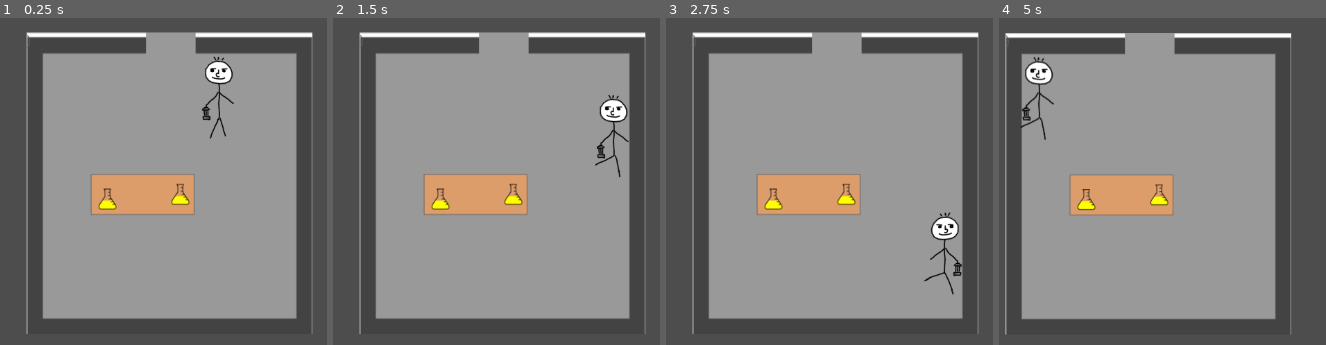
Above: before the commit, frames 1-4 (left to right).
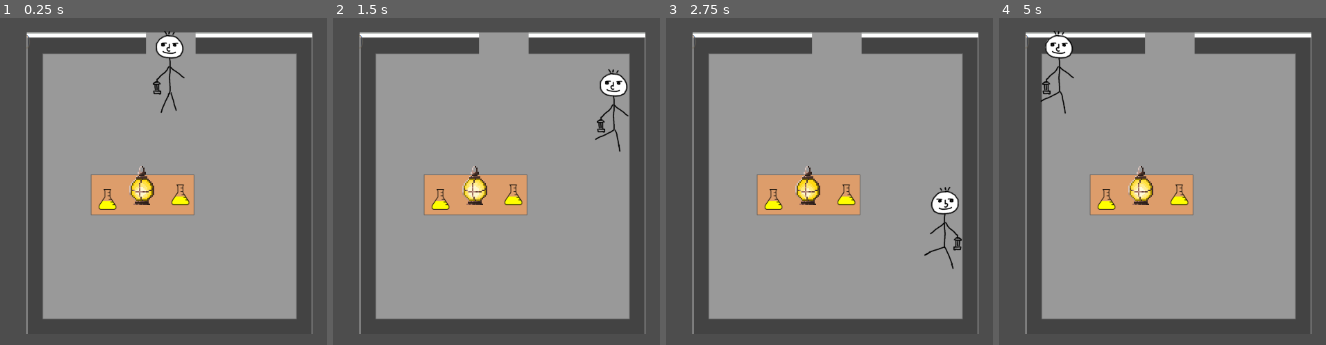
Above: after the commit, the same moments.

Repository: tvardero/pirate-gamejam-15
Game: Godot game, scene res://inicial_scene.tscn
Two runs of this game, one before a commit and one after it. Both use one fixed random seed, a clock stepped at 60 frames per second and the inputs below. This scene is started directly instead of the project's main scene.
Inputs (mouse positions are in pixels of both pictures, inside the frame that each line leads up to):
- Up to frame 1 (0.25 s): no input
- Up to frame 2 (1.5 s): move the mouse to (outside the picture) at 0.52 s; hold D (move_right) 0.53-1.28 s; tap E (interaction) at 0.6 s; click (outside the picture) at 0.67 s; tap Tab (lantern) at 0.8, 1.35 s; move the mouse to (342, 204) at 1.27 s; hold S (move_down) from 1.28 s (still down)
- Up to frame 3 (2.75 s): tap E (interaction) at 1.55, 2.1 s; move the mouse to (914, 83) at 2.02 s; release S (move_down) at 2.03 s; hold D (move_right) from 2.03 s (still down); tap Tab (lantern) at 2.3 s
- Up to frame 4 (5 s): move the mouse to (1129, 273) at 2.77 s; release D (move_right) at 2.78 s; hold W (move_up) 2.78-3.53 s; tap Tab (lantern) at 2.85, 3.8 s; click (1129, 273) at 2.92 s; tap E (interaction) at 3.05, 4.35 s; move the mouse to (outside the picture) at 3.52 s; hold A (move_left) from 3.53 s (still down); tap Shift (sprint) at 3.6 s; move the mouse to (outside the picture) at 4.27 s

The runs differ from the first frame. In frame 1, 2.8% of the frame differs, in the area x 8-96%, y 3-59%; in frame 2, 2.6%; in frame 3, 2.6%; in frame 4, 16%, in the area x 1-96%, y 3-97%.
Error after the commit: Parse Error: Class "Interactable" hides a global script class. (res://scenes/props/lantern/lantern_test.gd:1)

Commit message:
Messing around with another method of interactions, don't merge this
I also broke the screen shake on this version so definitely don't merge this

Diff:
--- a/inicial_scene.tscn
+++ b/inicial_scene.tscn
@@ -1,86 +1,71 @@
-[gd_scene load_steps=7 format=3 uid="uid://eylq0mq0rv4f"]
+[gd_scene load_steps=10 format=3 uid="uid://eylq0mq0rv4f"]
 
 [ext_resource type="Script" path="res://inicial_scene.gd" id="1_eim7t"]
 [ext_resource type="Texture2D" uid="uid://dop201chl28jj" path="res://assets/inicial_scene/inicial_scene.png" id="1_o7rsw"]
 [ext_resource type="PackedScene" uid="uid://3v1xx3haircx" path="res://scenes/characters/player/Player.tscn" id="3_qoa8a"]
+[ext_resource type="PackedScene" uid="uid://dnj7q65mfjn27" path="res://scenes/props/lantern/lantern_test.tscn" id="4_s6hne"]
 
 [sub_resource type="GDScript" id="GDScript_yv2fn"]
-script/source = "extends Camera2D
-
-@export var decay := 0.1 #How quickly shaking will stop [0,1].
-@export var max_offset := Vector2(100,75) #Maximum displacement in pixels.
-@export var max_roll = 0.0 #Maximum rotation in radians (use sparingly).
-@export var noise : FastNoiseLite #The source of random values.
-
-var noise_y = 0 #Value used to move through the noise
-
-var trauma := 1.0 #Current shake strength
-var trauma_pwr := 3 #Trauma exponent. Use [2,3]
-
-func _ready():
-	randomize()
-	noise.seed = randi()
-	set_process(false)
-	await get_tree().create_timer(3.0).timeout
-	set_process(true)
-
-func add_trauma(amount : float):
-	trauma = min(trauma + amount, 1.0)
-
-func _process(delta):
-	if trauma:
-		trauma = max(trauma - decay * delta, 0)
-		shake()
-		#optional
-	elif offset.x != 0 or offset.y != 0 or rotation != 0:
-		lerp(offset.x,0.0,1)
-		lerp(offset.y,0.0,1)
-		lerp(rotation,0.0,1)
-
-func shake():
-	var amt = pow(trauma, trauma_pwr)
-	noise_y += 1
-	rotation = max_roll * amt * noise.get_noise_2d(noise.seed,noise_y)
-	offset.x = max_offset.x * amt * noise.get_noise_2d(noise.seed*2,noise_y)
-	offset.y = max_offset.y * amt * noise.get_noise_2d(noise.seed*3,noise_y)
-"
-
-[sub_resource type="FastNoiseLite" id="FastNoiseLite_5daor"]
 
 [sub_resource type="RectangleShape2D" id="RectangleShape2D_iccjr"]
 size = Vector2(412, 20)
+
+[sub_resource type="RectangleShape2D" id="RectangleShape2D_s6dbr"]
+size = Vector2(172, 31)
+
+[sub_resource type="RectangleShape2D" id="RectangleShape2D_ghigm"]
+size = Vector2(172, 31)
+
+[sub_resource type="RectangleShape2D" id="RectangleShape2D_lb1xi"]
+size = Vector2(172, 31)
 
 [node name="InicialScene" type="Node2D"]
 script = ExtResource("1_eim7t")
 
 [node name="Camera2D" type="Camera2D" parent="."]
 script = SubResource("GDScript_yv2fn")
-noise = SubResource("FastNoiseLite_5daor")
 
 [node name="Sprite2D" type="Sprite2D" parent="."]
 texture = ExtResource("1_o7rsw")
 
-[node name="Timer" type="Timer" parent="."]
+[node name="Player" parent="." instance=ExtResource("3_qoa8a")]
+position = Vector2(-1, -107)
 
-[node name="Player" parent="." instance=ExtResource("3_qoa8a")]
-position = Vector2(70, -70)
+[node name="Walls" type="StaticBody2D" parent="."]
 
-[node name="StaticBody2D" type="StaticBody2D" parent="."]
-
-[node name="CollisionShape2D" type="CollisionShape2D" parent="StaticBody2D"]
+[node name="CollisionShape2D" type="CollisionShape2D" parent="Walls"]
 position = Vector2(-2, 206)
 shape = SubResource("RectangleShape2D_iccjr")
 
-[node name="CollisionShape2D2" type="CollisionShape2D" parent="StaticBody2D"]
-position = Vector2(-1, -195)
-shape = SubResource("RectangleShape2D_iccjr")
+[node name="CollisionShape2D2" type="CollisionShape2D" parent="Walls"]
+position = Vector2(-121, -203.5)
+shape = SubResource("RectangleShape2D_s6dbr")
 
-[node name="CollisionShape2D3" type="CollisionShape2D" parent="StaticBody2D"]
+[node name="CollisionShape2D5" type="CollisionShape2D" parent="Walls"]
+position = Vector2(123, -202.5)
+shape = SubResource("RectangleShape2D_ghigm")
+
+[node name="CollisionShape2D6" type="CollisionShape2D" parent="Walls"]
+position = Vector2(13, -257)
+shape = SubResource("RectangleShape2D_lb1xi")
+
+[node name="CollisionShape2D3" type="CollisionShape2D" parent="Walls"]
 position = Vector2(-194, -5)
 rotation = 1.5708
 shape = SubResource("RectangleShape2D_iccjr")
 
-[node name="CollisionShape2D4" type="CollisionShape2D" parent="StaticBody2D"]
+[node name="CollisionShape2D4" type="CollisionShape2D" parent="Walls"]
 position = Vector2(194, -12)
 rotation = 1.5708
 shape = SubResource("RectangleShape2D_iccjr")
+
+[node name="LanternTest" parent="." instance=ExtResource("4_s6hne")]
+position = Vector2(-40, 3)
+interact_label = "Lantern"
+interact_type = "start_shake"
+interact_value = "Lantern picked up"
+
+[node name="Timer" type="Timer" parent="."]
+wait_time = 3.0
+one_shot = true
+autostart = true
--- a/project.godot
+++ b/project.godot
@@ -117,5 +117,6 @@
 
 [rendering]
 
+textures/canvas_textures/default_texture_filter=0
 renderer/rendering_method="gl_compatibility"
 renderer/rendering_method.mobile="gl_compatibility"
--- a/scenes/characters/player/Player.gd
+++ b/scenes/characters/player/Player.gd
@@ -14,15 +14,25 @@
 @onready var _animation_tree: AnimationTree = $"AnimationTree";
 @onready var _animation_player: AnimationPlayer = $"AnimationPlayer";
 
+@onready var all_interactions = [];
+@onready var interactLabel=$InteractionComponents/InteractLabel
+
+func _ready():
+	update_interactions()
+
 func _physics_process(_delta) -> void:
 	var multiplier = sprint_speed if is_sprinting else walk_speed;
 	velocity = input_movement_vector * multiplier;
 	move_and_collide(velocity);
 	_set_animations();
+	if Input.is_action_just_pressed("interaction"):
+		execute_interaction()
 
-func try_interact() -> bool:
-	print("todo: interaction")
-	return false;
+func execute_interaction():
+	if all_interactions:
+		var cur_interaction = all_interactions[0]
+		match cur_interaction.interact_type:
+			"start_shake" : print(cur_interaction.interact_value)
 
 func _set_animations():
 	var is_walking = input_movement_vector != Vector2.ZERO;
@@ -37,3 +47,20 @@
 	var x = input_movement_vector.x;
 	_animation_tree["parameters/idle/blend_position"] = x;
 	_animation_tree["parameters/walking/blend_position"] = x;
+
+
+# Interaction methods
+
+func _on_interaction_area_area_entered(area):
+	all_interactions.insert(0, area)
+	update_interactions()
+
+func _on_interaction_area_area_exited(area):
+	all_interactions.erase(area)
+	update_interactions()
+
+func update_interactions():
+	if all_interactions: #if there are values in this array, then...
+		interactLabel.text = all_interactions[0].interact_label
+	else:
+		interactLabel.text=""
--- a/scenes/characters/player/Player.tscn
+++ b/scenes/characters/player/Player.tscn
@@ -205,7 +205,10 @@
 states/walking/position = Vector2(601.333, 100.667)
 transitions = ["Start", "idle", SubResource("AnimationNodeStateMachineTransition_iqj00"), "idle", "walking", SubResource("AnimationNodeStateMachineTransition_qcblo"), "walking", "idle", SubResource("AnimationNodeStateMachineTransition_530g2")]
 
-[node name="Player" type="CharacterBody2D"]
+[sub_resource type="CircleShape2D" id="CircleShape2D_5rgqf"]
+radius = 88.0057
+
+[node name="Player" type="CharacterBody2D" groups=["player"]]
 collision_layer = 3
 collision_mask = 15
 motion_mode = 1
@@ -235,3 +238,30 @@
 parameters/conditions/is_walking = false
 parameters/idle/blend_position = 0.0
 parameters/walking/blend_position = 0
+
+[node name="InteractionComponents" type="Node2D" parent="."]
+z_index = 1
+
+[node name="InteractionArea" type="Area2D" parent="InteractionComponents"]
+collision_layer = 0
+collision_mask = 4
+monitorable = false
+
+[node name="CollisionShape2D" type="CollisionShape2D" parent="InteractionComponents/InteractionArea"]
+position = Vector2(2, -51)
+shape = SubResource("CircleShape2D_5rgqf")
+
+[node name="InteractLabel" type="Label" parent="InteractionComponents"]
+anchors_preset = 5
+anchor_left = 0.5
+anchor_right = 0.5
+offset_left = -128.0
+offset_top = -140.0
+offset_right = 129.0
+offset_bottom = -117.0
+grow_horizontal = 2
+text = "test"
+horizontal_alignment = 1
+
+[connection signal="area_entered" from="InteractionComponents/InteractionArea" to="." method="_on_interaction_area_area_entered"]
+[connection signal="area_exited" from="InteractionComponents/InteractionArea" to="." method="_on_interaction_area_area_exited"]
--- /dev/null
+++ b/scenes/props/lantern/lantern_test.gd
@@ -0,0 +1,5 @@
+class_name Interactable extends Area2D
+
+@export var interact_label = "none"
+@export var interact_type = "none"
+@export var interact_value = "none"
--- /dev/null
+++ b/scenes/props/lantern/lantern_test.tscn
@@ -0,0 +1,297 @@
+[gd_scene load_steps=43 format=3 uid="uid://dnj7q65mfjn27"]
+
+[ext_resource type="Texture2D" uid="uid://p3mau8v2isl4" path="res://assets/lantern/Lantern 2 Small - Bronze and Yellow.png" id="1_4myjt"]
+[ext_resource type="Script" path="res://scenes/props/lantern/lantern_test.gd" id="1_28hj2"]
+
+[sub_resource type="AtlasTexture" id="AtlasTexture_er2hx"]
+atlas = ExtResource("1_4myjt")
+region = Rect2(0, 0, 18, 28)
+
+[sub_resource type="AtlasTexture" id="AtlasTexture_vqnxv"]
+atlas = ExtResource("1_4myjt")
+region = Rect2(18, 0, 18, 28)
+
+[sub_resource type="AtlasTexture" id="AtlasTexture_pdo1f"]
+atlas = ExtResource("1_4myjt")
+region = Rect2(36, 0, 18, 28)
+
+[sub_resource type="AtlasTexture" id="AtlasTexture_ovvha"]
+atlas = ExtResource("1_4myjt")
+region = Rect2(54, 0, 18, 28)
+
+[sub_resource type="AtlasTexture" id="AtlasTexture_pthc7"]
+atlas = ExtResource("1_4myjt")
+region = Rect2(72, 0, 18, 28)
+
+[sub_resource type="AtlasTexture" id="AtlasTexture_5kgpt"]
+atlas = ExtResource("1_4myjt")
+region = Rect2(90, 0, 18, 28)
+
+[sub_resource type="AtlasTexture" id="AtlasTexture_yrsn6"]
+atlas = ExtResource("1_4myjt")
+region = Rect2(108, 0, 18, 28)
+
+[sub_resource type="AtlasTexture" id="AtlasTexture_p58w6"]
+atlas = ExtResource("1_4myjt")
+region = Rect2(0, 28, 18, 28)
+
+[sub_resource type="AtlasTexture" id="AtlasTexture_x3y85"]
+atlas = ExtResource("1_4myjt")
+region = Rect2(18, 28, 18, 28)
+
+[sub_resource type="AtlasTexture" id="AtlasTexture_xivtc"]
+atlas = ExtResource("1_4myjt")
+region = Rect2(36, 28, 18, 28)
+
+[sub_resource type="AtlasTexture" id="AtlasTexture_3ub8n"]
+atlas = ExtResource("1_4myjt")
+region = Rect2(54, 28, 18, 28)
+
+[sub_resource type="AtlasTexture" id="AtlasTexture_ck8ny"]
+atlas = ExtResource("1_4myjt")
+region = Rect2(72, 28, 18, 28)
+
+[sub_resource type="AtlasTexture" id="AtlasTexture_ok1jx"]
+atlas = ExtResource("1_4myjt")
+region = Rect2(90, 28, 18, 28)
+
+[sub_resource type="AtlasTexture" id="AtlasTexture_ekj2x"]
+atlas = ExtResource("1_4myjt")
+region = Rect2(108, 28, 18, 28)
+
+[sub_resource type="AtlasTexture" id="AtlasTexture_1djfg"]
+atlas = ExtResource("1_4myjt")
+region = Rect2(0, 56, 18, 28)
+
+[sub_resource type="AtlasTexture" id="AtlasTexture_3np6r"]
+atlas = ExtResource("1_4myjt")
+region = Rect2(18, 56, 18, 28)
+
+[sub_resource type="AtlasTexture" id="AtlasTexture_vfb6q"]
+atlas = ExtResource("1_4myjt")
+region = Rect2(36, 56, 18, 28)
+
+[sub_resource type="AtlasTexture" id="AtlasTexture_uwps6"]
+atlas = ExtResource("1_4myjt")
+region = Rect2(54, 56, 18, 28)
+
+[sub_resource type="AtlasTexture" id="AtlasTexture_pg48v"]
+atlas = ExtResource("1_4myjt")
+region = Rect2(72, 56, 18, 28)
+
+[sub_resource type="AtlasTexture" id="AtlasTexture_6ehk0"]
+atlas = ExtResource("1_4myjt")
+region = Rect2(90, 56, 18, 28)
+
+[sub_resource type="AtlasTexture" id="AtlasTexture_ga5eg"]
+atlas = ExtResource("1_4myjt")
+region = Rect2(108, 56, 18, 28)
+
+[sub_resource type="AtlasTexture" id="AtlasTexture_qcqhy"]
+atlas = ExtResource("1_4myjt")
+region = Rect2(0, 84, 18, 28)
+
+[sub_resource type="AtlasTexture" id="AtlasTexture_yx1fq"]
+atlas = ExtResource("1_4myjt")
+region = Rect2(18, 84, 18, 28)
+
+[sub_resource type="AtlasTexture" id="AtlasTexture_wjvtc"]
+atlas = ExtResource("1_4myjt")
+region = Rect2(36, 84, 18, 28)
+
+[sub_resource type="AtlasTexture" id="AtlasTexture_ukdoi"]
+atlas = ExtResource("1_4myjt")
+region = Rect2(54, 84, 18, 28)
+
+[sub_resource type="AtlasTexture" id="AtlasTexture_42ci0"]
+atlas = ExtResource("1_4myjt")
+region = Rect2(72, 84, 18, 28)
+
+[sub_resource type="AtlasTexture" id="AtlasTexture_cpgj3"]
+atlas = ExtResource("1_4myjt")
+region = Rect2(90, 84, 18, 28)
+
+[sub_resource type="AtlasTexture" id="AtlasTexture_24ujh"]
+atlas = ExtResource("1_4myjt")
+region = Rect2(108, 84, 18, 28)
+
+[sub_resource type="AtlasTexture" id="AtlasTexture_3iw6p"]
+atlas = ExtResource("1_4myjt")
+region = Rect2(0, 112, 18, 28)
+
+[sub_resource type="AtlasTexture" id="AtlasTexture_cg52n"]
+atlas = ExtResource("1_4myjt")
+region = Rect2(18, 112, 18, 28)
+
+[sub_resource type="AtlasTexture" id="AtlasTexture_t0kpn"]
+atlas = ExtResource("1_4myjt")
+region = Rect2(36, 112, 18, 28)
+
+[sub_resource type="AtlasTexture" id="AtlasTexture_g8cn4"]
+atlas = ExtResource("1_4myjt")
+region = Rect2(54, 112, 18, 28)
+
+[sub_resource type="AtlasTexture" id="AtlasTexture_wq3ov"]
+atlas = ExtResource("1_4myjt")
+region = Rect2(72, 112, 18, 28)
+
+[sub_resource type="AtlasTexture" id="AtlasTexture_sqtas"]
+atlas = ExtResource("1_4myjt")
+region = Rect2(90, 112, 18, 28)
+
+[sub_resource type="AtlasTexture" id="AtlasTexture_mef3l"]
+atlas = ExtResource("1_4myjt")
+region = Rect2(108, 112, 18, 28)
+
+[sub_resource type="AtlasTexture" id="AtlasTexture_ktw8x"]
+atlas = ExtResource("1_4myjt")
+region = Rect2(0, 140, 18, 28)
+
+[sub_resource type="AtlasTexture" id="AtlasTexture_vkvv3"]
+atlas = ExtResource("1_4myjt")
+region = Rect2(18, 140, 18, 28)
+
+[sub_resource type="AtlasTexture" id="AtlasTexture_1ba4x"]
+atlas = ExtResource("1_4myjt")
+region = Rect2(36, 140, 18, 28)
+
+[sub_resource type="SpriteFrames" id="SpriteFrames_nxha1"]
+animations = [{
+"frames": [{
+"duration": 1.0,
+"texture": SubResource("AtlasTexture_er2hx")
+}, {
+"duration": 1.0,
+"texture": SubResource("AtlasTexture_vqnxv")
+}, {
+"duration": 1.0,
+"texture": SubResource("AtlasTexture_pdo1f")
+}, {
+"duration": 1.0,
+"texture": SubResource("AtlasTexture_ovvha")
+}, {
+"duration": 1.0,
+"texture": SubResource("AtlasTexture_pthc7")
+}, {
+"duration": 1.0,
+"texture": SubResource("AtlasTexture_5kgpt")
+}, {
+"duration": 1.0,
+"texture": SubResource("AtlasTexture_yrsn6")
+}, {
+"duration": 1.0,
+"texture": SubResource("AtlasTexture_p58w6")
+}, {
+"duration": 1.0,
+"texture": SubResource("AtlasTexture_x3y85")
+}, {
+"duration": 1.0,
+"texture": SubResource("AtlasTexture_xivtc")
+}, {
+"duration": 1.0,
+"texture": SubResource("AtlasTexture_3ub8n")
+}, {
+"duration": 1.0,
+"texture": SubResource("AtlasTexture_ck8ny")
+}, {
+"duration": 1.0,
+"texture": SubResource("AtlasTexture_ok1jx")
+}, {
+"duration": 1.0,
+"texture": SubResource("AtlasTexture_ekj2x")
+}, {
+"duration": 1.0,
+"texture": SubResource("AtlasTexture_1djfg")
+}, {
+"duration": 1.0,
+"texture": SubResource("AtlasTexture_3np6r")
+}, {
+"duration": 1.0,
+"texture": SubResource("AtlasTexture_vfb6q")
+}, {
+"duration": 1.0,
+"texture": SubResource("AtlasTexture_uwps6")
+}, {
+"duration": 1.0,
+"texture": SubResource("AtlasTexture_pg48v")
+}, {
+"duration": 1.0,
+"texture": SubResource("AtlasTexture_6ehk0")
+}, {
+"duration": 1.0,
+"texture": SubResource("AtlasTexture_ga5eg")
+}, {
+"duration": 1.0,
+"texture": SubResource("AtlasTexture_qcqhy")
+}, {
+"duration": 1.0,
+"texture": SubResource("AtlasTexture_yx1fq")
+}, {
+"duration": 1.0,
+"texture": SubResource("AtlasTexture_wjvtc")
+}, {
+"duration": 1.0,
+"texture": SubResource("AtlasTexture_ukdoi")
+}, {
+"duration": 1.0,
+"texture": SubResource("AtlasTexture_42ci0")
+}, {
+"duration": 1.0,
+"texture": SubResource("AtlasTexture_cpgj3")
+}, {
+"duration": 1.0,
+"texture": SubResource("AtlasTexture_24ujh")
+}, {
+"duration": 1.0,
+"texture": SubResource("AtlasTexture_3iw6p")
+}, {
+"duration": 1.0,
+"texture": SubResource("AtlasTexture_cg52n")
+}, {
+"duration": 1.0,
+"texture": SubResource("AtlasTexture_t0kpn")
+}, {
+"duration": 1.0,
+"texture": SubResource("AtlasTexture_g8cn4")
+}, {
+"duration": 1.0,
+"texture": SubResource("AtlasTexture_wq3ov")
+}, {
+"duration": 1.0,
+"texture": SubResource("AtlasTexture_sqtas")
+}, {
+"duration": 1.0,
+"texture": SubResource("AtlasTexture_mef3l")
+}, {
+"duration": 1.0,
+"texture": SubResource("AtlasTexture_ktw8x")
+}, {
+"duration": 1.0,
+"texture": SubResource("AtlasTexture_vkvv3")
+}, {
+"duration": 1.0,
+"texture": SubResource("AtlasTexture_1ba4x")
+}],
+"loop": true,
+"name": &"default",
+"speed": 10.0
+}]
+
+[sub_resource type="CircleShape2D" id="CircleShape2D_smt27"]
+radius = 35.0571
+
+[node name="LanternTest" type="Area2D"]
+collision_layer = 4
+collision_mask = 0
+monitoring = false
+script = ExtResource("1_28hj2")
+
+[node name="AnimatedSprite2D" type="AnimatedSprite2D" parent="."]
+scale = Vector2(2, 2)
+sprite_frames = SubResource("SpriteFrames_nxha1")
+autoplay = "default"
+frame = 16
+frame_progress = 0.714984
+
+[node name="CollisionShape2D" type="CollisionShape2D" parent="."]
+shape = SubResource("CircleShape2D_smt27")
--- a/scenes/tools/PlayerInputController.gd
+++ b/scenes/tools/PlayerInputController.gd
@@ -10,7 +10,7 @@
 
 	handled = handled||process_movement_input_events(event);
 	handled = handled||process_lantern_input_event(event);
-	handled = handled||process_interaction_input_event(event);
+	#handled = handled||process_interaction_input_event(event);
 	handled = handled||process_sprint_input_event(event);
 
 	# set event as handled, so other scenes will not recieve the same event
@@ -29,11 +29,12 @@
 	if !event.is_echo()&&event.is_pressed(): WorldState.use_lantern();
 	return true;
 
+"""
 func process_interaction_input_event(event: InputEvent) -> bool:
 	if !event.is_action("interaction"): return false;
 	if !event.is_echo()&&event.is_pressed(): player.try_interact();
 	return true;
-
+"""
 func process_sprint_input_event(event: InputEvent) -> bool:
 	if !event.is_action("sprint"): return false;
 	player.is_sprinting = event.is_pressed();
Binary file added: assets/lantern/Lantern 2 Small - Bronze and Orange.png
Not shown, added: assets/lantern/Lantern 2 Small - Bronze and Orange.png.import
Binary file added: assets/lantern/Lantern 2 Small - Bronze and Yellow.png
Not shown, added: assets/lantern/Lantern 2 Small - Bronze and Yellow.png.import
Not shown: 1 places in scenes/characters/player/Player.tscn that only renumber resources
